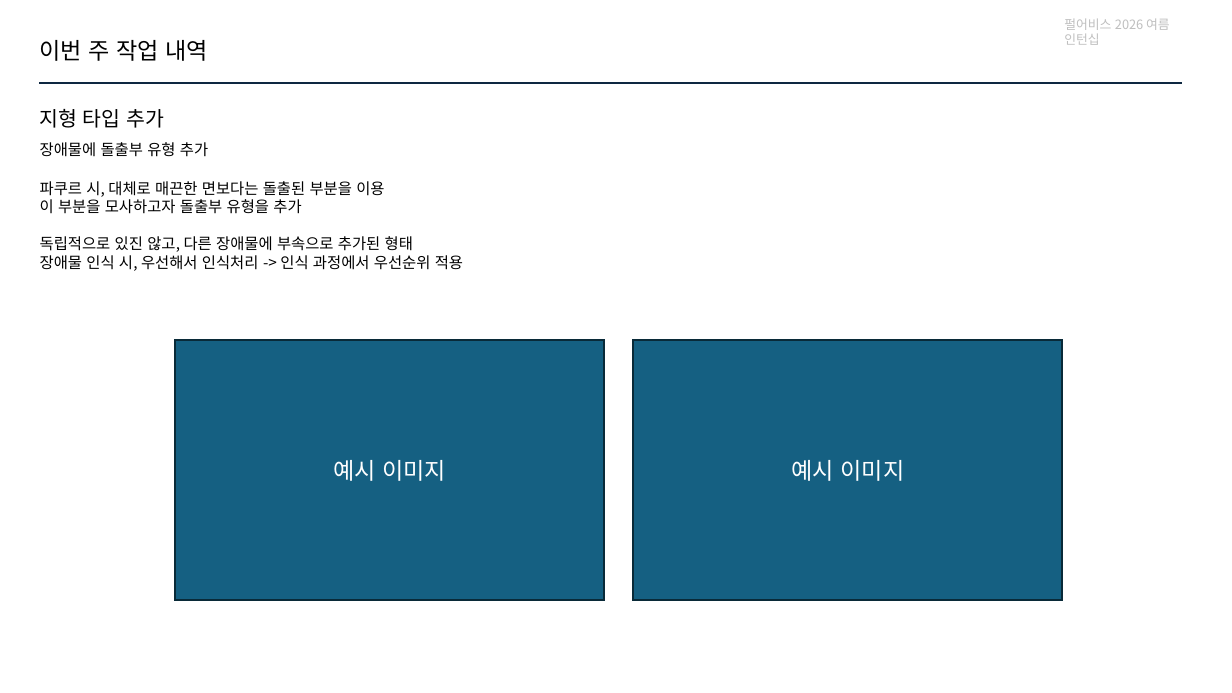
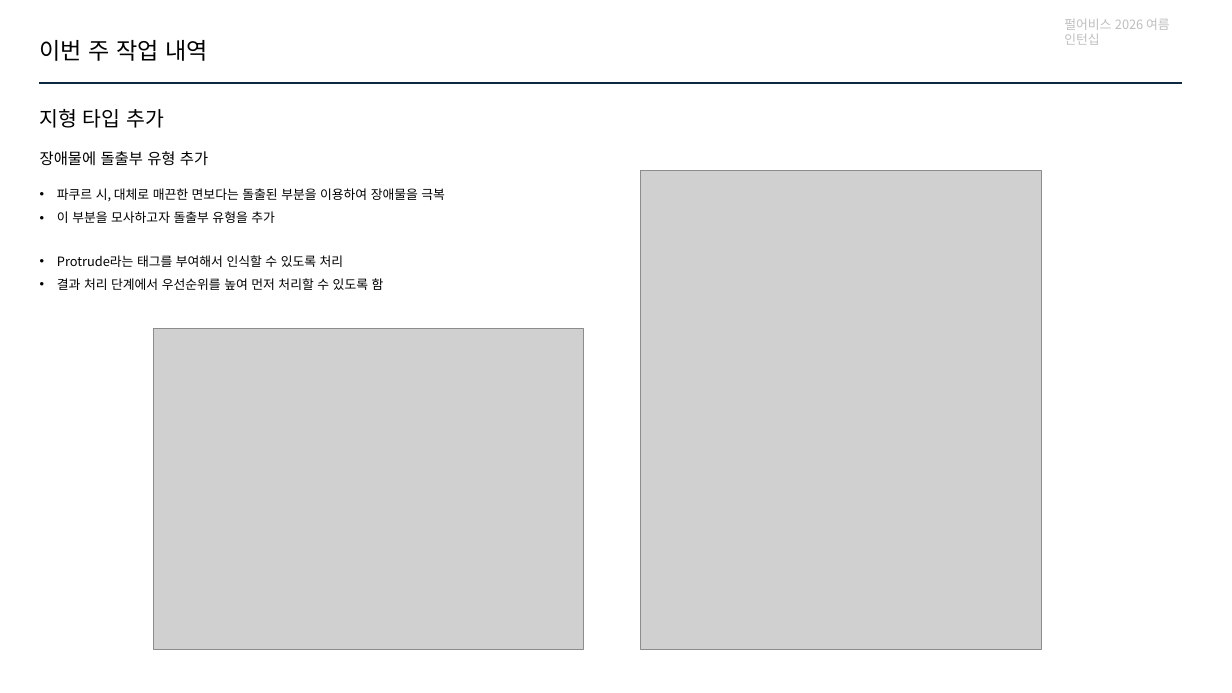
Before and after one commit to jhk0701/PA26-Character-Animation-Parkour, a slide deck: slide 8 of PPT/week6.pptx. Drawn at 1232x693 pixels with LibreOffice and Linux fonts; fonts in the diff are those of the drawing; grey boxes stand for pictures. Boxes give left, top, right and bottom in pixels: in the first picture for what was removed or moved away, otherwise in the second. Text is boxed around its words. In the diff, an @@ line names an element or a change of style, - is before the commit and + after.

```diff
--- a/PPT/week6.pptx
+++ b/PPT/week6.pptx
@@ text "장애물에 돌출부 유형 추가" at [40, 151, 208, 166]: line spacing 1 to 1.5 @@
@@ picture added at [640, 171, 1041, 650] @@
@@ text at [57, 188, 445, 202]: text changed; size 12 to 10 pt @@
-파쿠르 시, 대체로 매끈한 면보다는 돌출된 부분을 이용
+• 파쿠르 시, 대체로 매끈한 면보다는 돌출된 부분을 이용하여 장애물을 극복
@@ text at [40, 236, 463, 271]: paragraphs removed @@
-독립적으로 있진 않고, 다른 장애물에 부속으로 추가된 형태
-장애물 인식 시, 우선해서 인식처리 -> 인식 과정에서 우선순위 적용
@@ text at [57, 211, 275, 223]: size 12 to 10 pt in "이 부분을 모사하고자 돌출부 유형을 추가"; bullet none to •; line spacing 1 to 1.5 @@
@@ text added at [57, 255, 384, 290], 10 pt, text #000000 @@
+• Protrude라는 태그를 부여해서 인식할 수 있도록 처리
+• 결과 처리 단계에서 우선순위를 높여 먼저 처리할 수 있도록 함
@@ picture added at [153, 329, 584, 650] @@
@@ rectangle removed at [176, 340, 604, 601] @@
-예시 이미지
@@ rectangle removed at [633, 340, 1062, 601] @@
-예시 이미지
```
Also in this commit, not shown: 11 other slides changed, 1 slide added, 1 slide removed, 11 other files.
